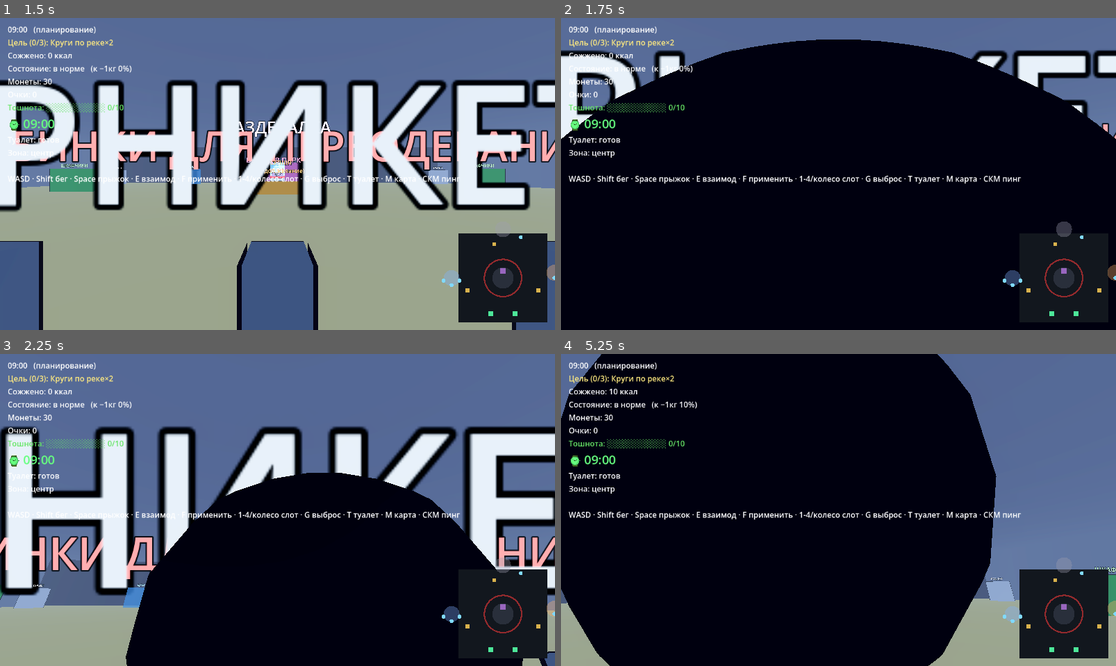
Above: before the commit, frames 1-4 (two rows, left to right).
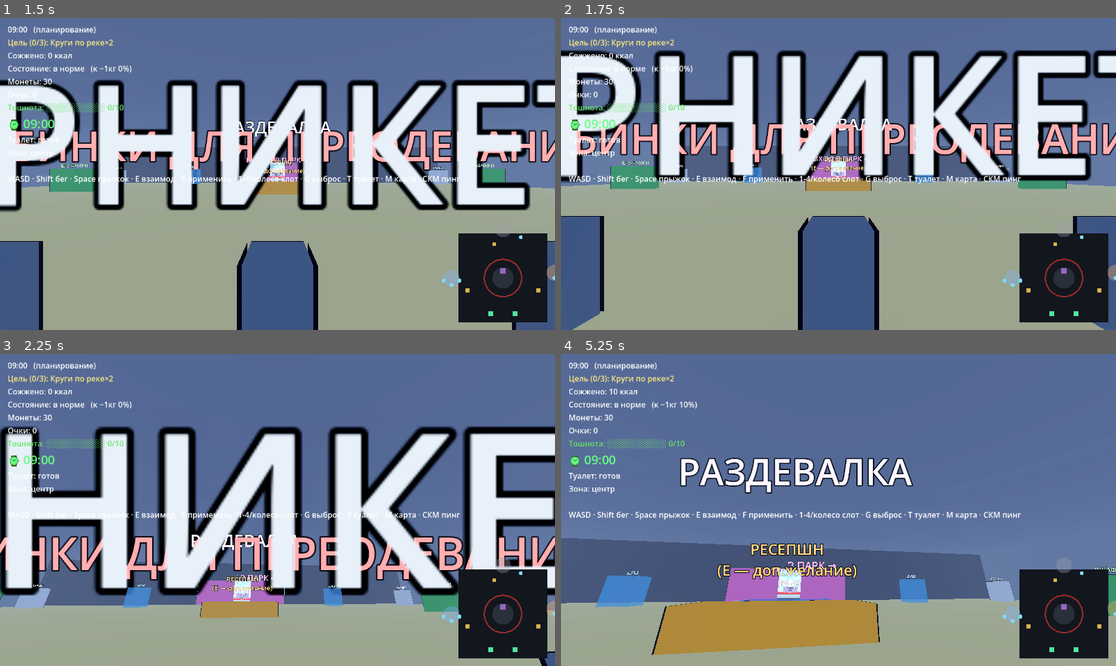
Above: after the commit, the same moments.

Repository: evangelipeep/Red-Wave
Game: Godot game, scene res://world/ParkGreybox.tscn
Two runs of this game, one before a commit and one after it. Both use one fixed random seed, a clock stepped at 60 frames per second and the inputs below. The project has no main scene, so this scene is started directly.
Inputs (mouse positions are in pixels of both pictures, inside the frame that each line leads up to):
- Up to frame 1 (1.5 s): click "Одиночная игра" at 0.5 s; click "В раздевалку (Enter)" at 1.25 s
- Up to frame 2 (1.75 s): no input
- Up to frame 3 (2.25 s): tap Enter (ui_accept) at 2 s; move the mouse to (305, 510) at 2.02 s; hold W (move_forward) from 2.03 s (still down); hold F (eat_food) from 2.03 s (still down); click (305, 510) at 2.17 s
- Up to frame 4 (5.25 s): keep holding W (move_forward); tap Space (jump) at 2.27, 3.02, 4.52 s; move the mouse to (810, 510) at 2.77 s; release F (eat_food) at 2.78 s; right-click (810, 510) at 2.85 s; move the mouse to (849, 503) at 3.52 s; hold E (interact) 3.53-4.28 s; move the mouse to (832, 516) at 4.27 s; tap 1 (inv_1) at 4.35 s; click (832, 516) at 4.42 s; move the mouse to (877, 513) at 5.02 s; hold 2 (inv_2) from 5.03 s (still down)

Frame 1 is identical in both runs. In frame 2, 72% of the frame differs, in the area x 0-100%, y 6-100%; in frame 3, 29%; in frame 4, 72%.

Commit message:
fix(player): убрать чёрный экран в 1-м лице + переиспользуемая ячейка слота
Чёрное пол-экрана — это своя шея/торс рига с тун-контуром, упиравшиеся в
камеру (голова уже пряталась, шея/торс — нет). Теперь в 1-м лице шея и торс
тоже SHADOWS_ONLY (тень остаётся, руки/ноги/таз видно) — обзор чист.

Хотбар: рамка слота вынесена в Look.slot_style(selected) — общая «ячейка»
для хотбара и будущих сундуков. Картинку рамки клади в assets/ui/slot.png
и slot_selected.png (9-патч) — подхватятся автоматически; нет файла —
плоский фолбэк. README в assets/ui. Проверено headless: парс/запуск чисты.

Co-Authored-By: Claude Opus 4.8 <noreply@anthropic.com>

Diff:
--- a/autoload/Look.gd
+++ b/autoload/Look.gd
@@ -77,3 +77,43 @@
 	o.set_shader_parameter("width", OUTLINE_WIDTH)
 	o.set_shader_parameter("color", OUTLINE_COLOR)
 	return o
+
+# ---------------------------------------------------------------------------
+#  ПЕРЕИСПОЛЬЗУЕМАЯ «ЯЧЕЙКА» инвентаря (хотбар, сундуки, любые слоты).
+#  Картинка-рамка: res://assets/ui/slot.png (обычная) и slot_selected.png
+#  (выбранная). Положишь их — слоты станут с твоей рамкой; нет файла —
+#  плоский фолбэк. Кэшируем (один StyleBox на всех).
+# ---------------------------------------------------------------------------
+const SLOT_TEX := "res://assets/ui/slot.png"
+const SLOT_TEX_SEL := "res://assets/ui/slot_selected.png"
+
+var _slot_idle_cache: StyleBox
+var _slot_sel_cache: StyleBox
+
+func slot_style(selected: bool) -> StyleBox:
+	if selected:
+		if _slot_sel_cache == null:
+			_slot_sel_cache = _make_slot(true)
+		return _slot_sel_cache
+	if _slot_idle_cache == null:
+		_slot_idle_cache = _make_slot(false)
+	return _slot_idle_cache
+
+func _make_slot(selected: bool) -> StyleBox:
+	var path := SLOT_TEX_SEL if selected else SLOT_TEX
+	if ResourceLoader.exists(path):
+		var sb := StyleBoxTexture.new()
+		sb.texture = load(path)
+		# 9-патч поля: углы рамки не тянутся (подбери под свою картинку).
+		sb.texture_margin_left = 18
+		sb.texture_margin_right = 18
+		sb.texture_margin_top = 18
+		sb.texture_margin_bottom = 18
+		return sb
+	# Фолбэк без картинки: тёмный фон, выбранный — жёлтая рамка.
+	var f := StyleBoxFlat.new()
+	f.bg_color = Color(0.18, 0.16, 0.06, 0.85) if selected else Color(0.10, 0.10, 0.13, 0.65)
+	f.set_corner_radius_all(6)
+	f.set_border_width_all(3 if selected else 2)
+	f.border_color = Color(1.0, 0.85, 0.3) if selected else Color(0.30, 0.30, 0.36, 0.7)
+	return f
--- a/player/CharacterRig.gd
+++ b/player/CharacterRig.gd
@@ -83,6 +83,7 @@
 var _tray: Node3D                 # якорь предмета «в руках»
 
 var _head_meshes: Array[MeshInstance3D] = []    # голова/глаза — SHADOWS_ONLY в 1-м лице
+var _fp_hide: Array[MeshInstance3D] = []        # шея/торс — тоже прячем от своей камеры (упираются в лицо)
 var _belly_meshes: Array[MeshInstance3D] = []   # таз+торс — раздуваем от веса (живот)
 var _hip_h: float = 0.85
 var _phase: float = 0.0          # фаза шага (ходьба/бег/плавание)
@@ -208,11 +209,13 @@
 	_hips = _joint(root, Vector3(0, _hip_h, 0))
 	_belly_meshes.append(_box(_hips, Vector3(0.20 * h * build, 0.13 * h, 0.15 * h * build), Vector3(0, -0.02 * h, 0), cloth))
 	_spine = _joint(_hips, Vector3.ZERO)
-	_belly_meshes.append(_box(_spine, Vector3(0.26 * h * build, spine_len, 0.17 * h * build), Vector3(0, spine_len * 0.5, 0), cloth))
+	var torso := _box(_spine, Vector3(0.26 * h * build, spine_len, 0.17 * h * build), Vector3(0, spine_len * 0.5, 0), cloth)
+	_belly_meshes.append(torso)
+	_fp_hide.append(torso)   # торс упирается в камеру 1-го лица — прячем
 	_chest = _joint(_spine, Vector3(0, spine_len, 0))
 
-	# Шея + голова (в 1-м лице голова — SHADOWS_ONLY).
-	_capsule(_chest, neck_len, 0.045 * h, Vector3(0, neck_len * 0.5, 0), skin)
+	# Шея + голова (в 1-м лице голова и шея — SHADOWS_ONLY, иначе чёрный outline в лицо).
+	_fp_hide.append(_capsule(_chest, neck_len, 0.045 * h, Vector3(0, neck_len * 0.5, 0), skin))
 	_head = _joint(_chest, Vector3(0, neck_len, 0))
 	_head_meshes.append(_sphere(_head, head_r, Vector3(0, head_r, 0), skin))
 	_head_meshes.append(_eye(_head, Vector3(0.38 * head_r, head_r * 1.05, -head_r * 0.82)))
@@ -480,7 +483,10 @@
 func _eye(parent: Node3D, pos: Vector3) -> MeshInstance3D:
 	return _sphere(parent, total_height * 0.018 * head_scale, pos, Color(0.08, 0.06, 0.1))
 
-# Голова и глаза — только тень: не видно своей башки, но тень падает с головой.
+# 1-е лицо: голова/глаза/шея/торс — только тень (не видно своей башки и не упираемся
+# чёрным контуром в камеру), но тень падает целиком. Руки/ноги/таз остаются видимыми.
 func _head_shadow_only() -> void:
 	for m in _head_meshes:
 		m.cast_shadow = GeometryInstance3D.SHADOW_CASTING_SETTING_SHADOWS_ONLY
+	for m in _fp_hide:
+		m.cast_shadow = GeometryInstance3D.SHADOW_CASTING_SETTING_SHADOWS_ONLY
--- a/ui/HUD.gd
+++ b/ui/HUD.gd
@@ -24,8 +24,6 @@
 var _buzz: Array = []         # [{chip, dot, label}] ×5
 var _buffs_label: Label
 var _clock_label: Label   # электронные часы под полоской тошноты
-var _slot_sel: StyleBoxFlat       # рамка активного слота быстрого доступа
-var _slot_idle: StyleBoxFlat      # фон неактивного слота
 
 const HOTBAR_SLOTS := 6           # пул слотов: до 4 подносов + таблетки + пистолет
 var _last_selected: int = -1      # для анимации «отдачи» при смене активного слота
@@ -133,18 +131,8 @@
 
 # --- Фуд-корт: хотбар (до 6 слотов с иконками), пищалки (до 5), строка бафов. ---
 func _build_food_ui() -> void:
-	# Стили слотов быстрого доступа: активный — жёлтая рамка, прочие — тёмный фон.
-	_slot_idle = StyleBoxFlat.new()
-	_slot_idle.bg_color = Color(0.10, 0.10, 0.13, 0.65)
-	_slot_idle.set_corner_radius_all(6)
-	_slot_idle.set_border_width_all(2)
-	_slot_idle.border_color = Color(0.30, 0.30, 0.36, 0.7)
-	_slot_sel = StyleBoxFlat.new()
-	_slot_sel.bg_color = Color(0.18, 0.16, 0.06, 0.85)
-	_slot_sel.set_corner_radius_all(6)
-	_slot_sel.set_border_width_all(3)
-	_slot_sel.border_color = Color(1.0, 0.85, 0.3)
-
+	# Рамки слотов берём из Look.slot_style (общая «ячейка» — картинка из assets/ui,
+	# иначе плоский фолбэк). Те же слоты переиспользуются для сундуков в будущем.
 	var inv := HBoxContainer.new()
 	add_child(inv)
 	inv.set_anchors_preset(Control.PRESET_CENTER_BOTTOM)
@@ -155,7 +143,7 @@
 	for i in HOTBAR_SLOTS:
 		var p := PanelContainer.new()
 		p.custom_minimum_size = Vector2(88, 74)
-		p.add_theme_stylebox_override("panel", _slot_idle)
+		p.add_theme_stylebox_override("panel", Look.slot_style(false))
 		p.visible = false
 		inv.add_child(p)
 		var v := VBoxContainer.new()
@@ -226,7 +214,7 @@
 			continue
 		panel.visible = true
 		var selected := i == sel
-		panel.add_theme_stylebox_override("panel", _slot_sel if selected else _slot_idle)
+		panel.add_theme_stylebox_override("panel", Look.slot_style(selected))
 		panel.modulate = Color(1, 1, 1) if selected else Color(0.82, 0.82, 0.82)
 		var key := "%d" % (i + 1) if i < 4 else "·"   # цифры только для первых четырёх
 		var entry: Dictionary = hb[i]
Not shown, added: assets/ui/README.md
